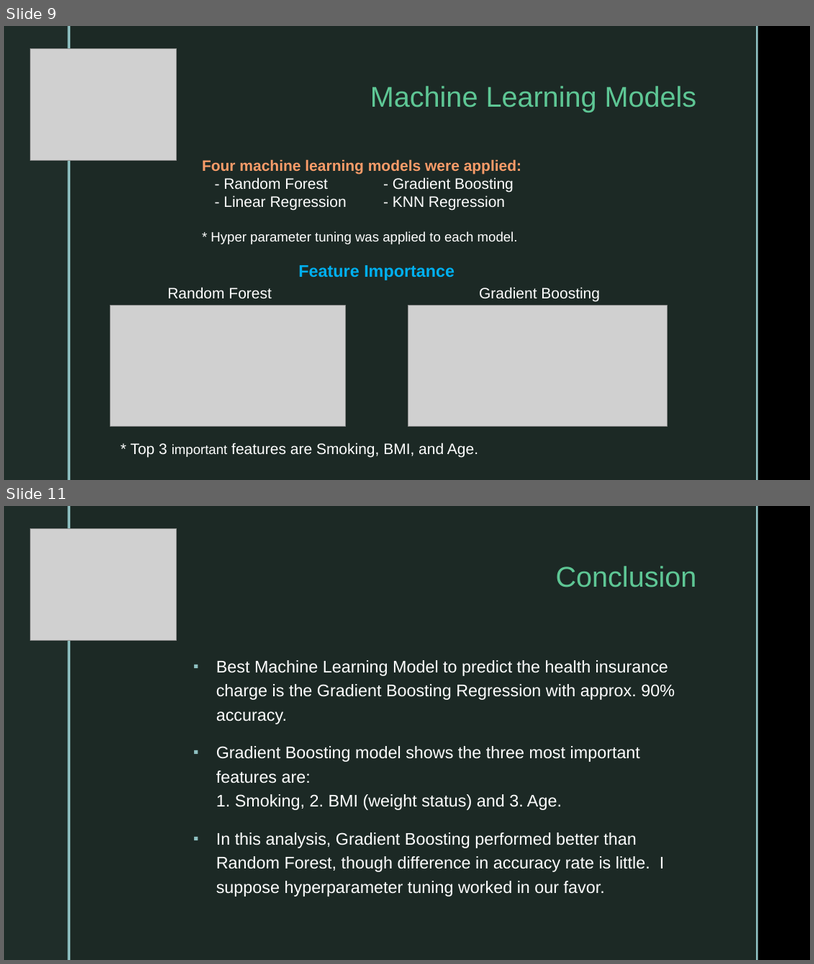
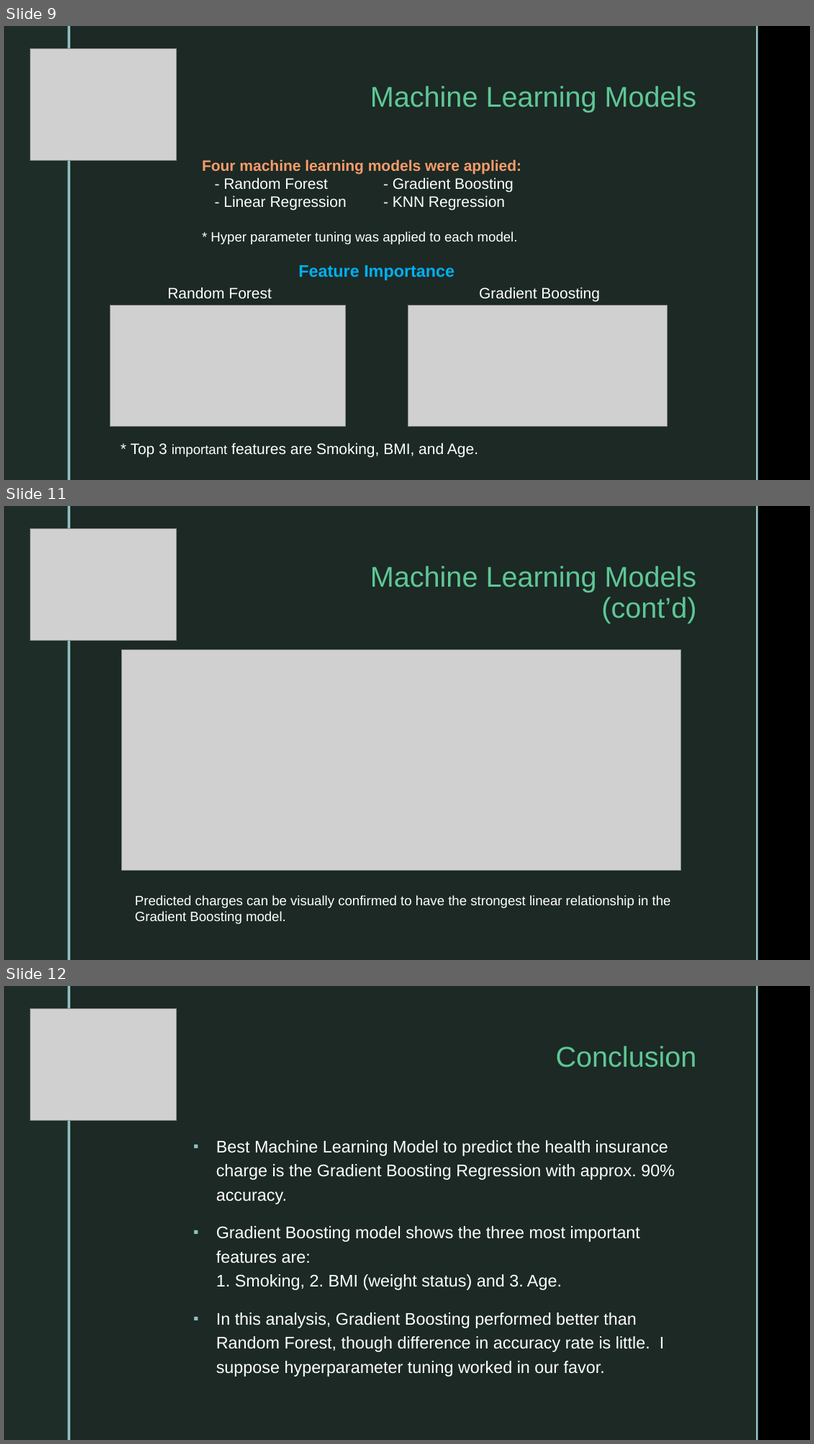
Before and after one commit to joontaka/Springboard, a slide deck: Assignments/CapstoneThree/CapstoneThree_Presentation.pptx. Shown one above the other, each under a label of ours: slides 9 and 11 before the commit, slides 9, 11 and 12 after it; the slides between them are not shown. The pictures are 814x964 and 814x1444 pixels, drawn with LibreOffice and Linux fonts; fonts in the diff are those of the drawing; grey boxes stand for pictures; background and template pictures are left out. Boxes give left, top, right and bottom in pixels: in the first picture for what was removed or moved away, otherwise in the second. Text is boxed around its words. In the diff, an @@ line names an element or a change of style, - is before the commit and + after.

```diff
--- a/Assignments/CapstoneThree/CapstoneThree_Presentation.pptx
+++ b/Assignments/CapstoneThree/CapstoneThree_Presentation.pptx
@@ slide 11 added at box(4, 506, 810, 960), background picture (left out); not listed: 5 template elements that a slide beside it also shows @@
@@ picture added at box(31, 528, 177, 640) @@
@@ title added at box(370, 566, 697, 623), 34 pt, text #5EC795 @@
+Machine Learning Models
+(cont’d)
@@ picture added at box(122, 650, 681, 870) @@
@@ text added at box(135, 895, 671, 924), 16 pt, text #FFFFFF @@
+Predicted charges can be visually confirmed to have the strongest linear relationship in the Gradient Boosting model.
@@ what was slide 11 is now slide 12 @@
```
Also in this commit, not shown: 3 slides changed.
